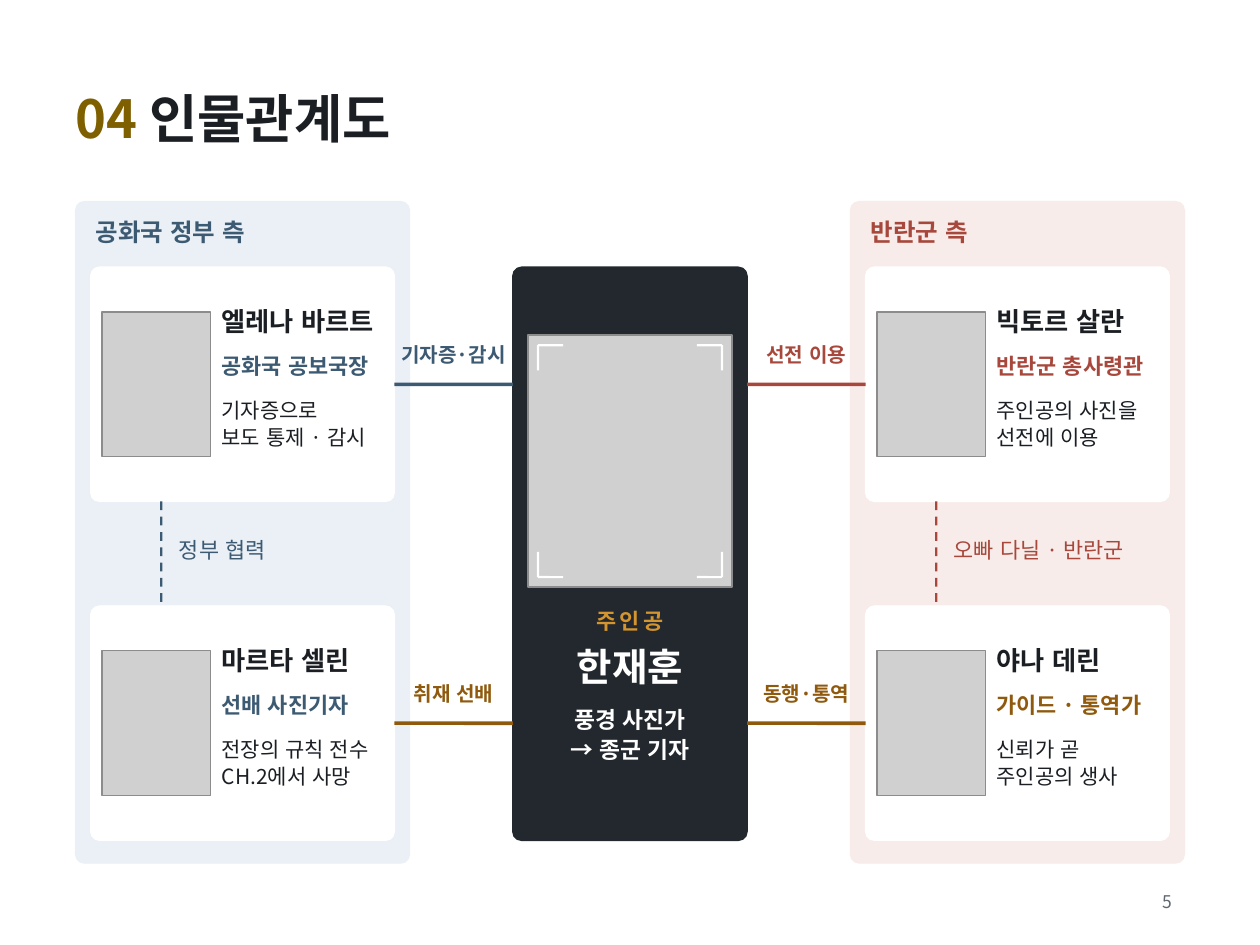
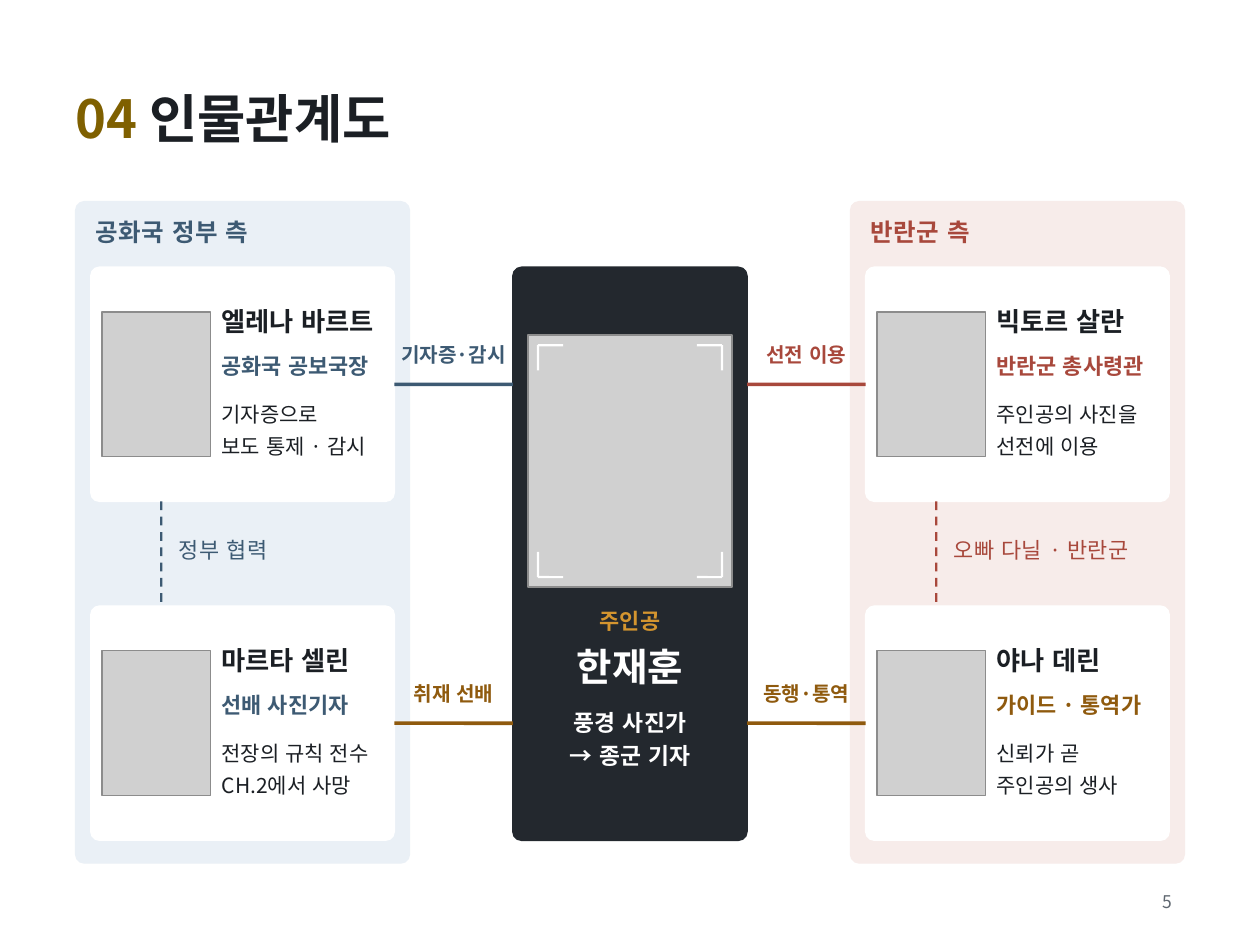
Before and after one commit to golgold/unitybasic, a slide deck: slide 5 of 기획/김민우_게임_FRAME UNDER FIRE.pptx. Drawn at 1260x945 pixels with LibreOffice and Linux fonts; fonts in the diff are those of the drawing; grey boxes stand for pictures. Boxes give left, top, right and bottom in pixels: in the first picture for what was removed or moved away, otherwise in the second. Text is boxed around its words. In the diff, an @@ line names an element or a change of style, - is before the commit and + after.

```diff
--- a/기획/김민우_게임_FRAME UNDER FIRE.pptx
+++ b/기획/김민우_게임_FRAME UNDER FIRE.pptx
@@ text "공화국 정부 측" at <box>96,220,249,243</box>: letter spacing 0 to 0.3 pt @@
@@ text "반란군 측" at <box>871,220,970,243</box>: letter spacing 0 to 0.3 pt @@
@@ text "정부 협력" at <box>179,539,267,560</box>: letter spacing 0 to 0.2 pt @@
@@ text "오빠 다닐 · 반란군" at <box>954,540,1128,560</box>: letter spacing 0 to 0.2 pt @@
@@ text "주인공" at <box>599,610,660,631</box>: letter spacing 2 to 0.2 pt @@
@@ text "풍경 사진가" at <box>573,712,690,766</box>: letter spacing 0 to 0.3 pt; line spacing 1.1 to 1.2 @@
@@ line spacing 1.08 to 1.25 in 4 elements at <box>222,404,366,456</box>, <box>222,743,369,795</box>, <box>997,404,1138,456</box>, <box>997,743,1119,795</box> @@
```
Also in this commit, not shown: 7 other slides changed.
